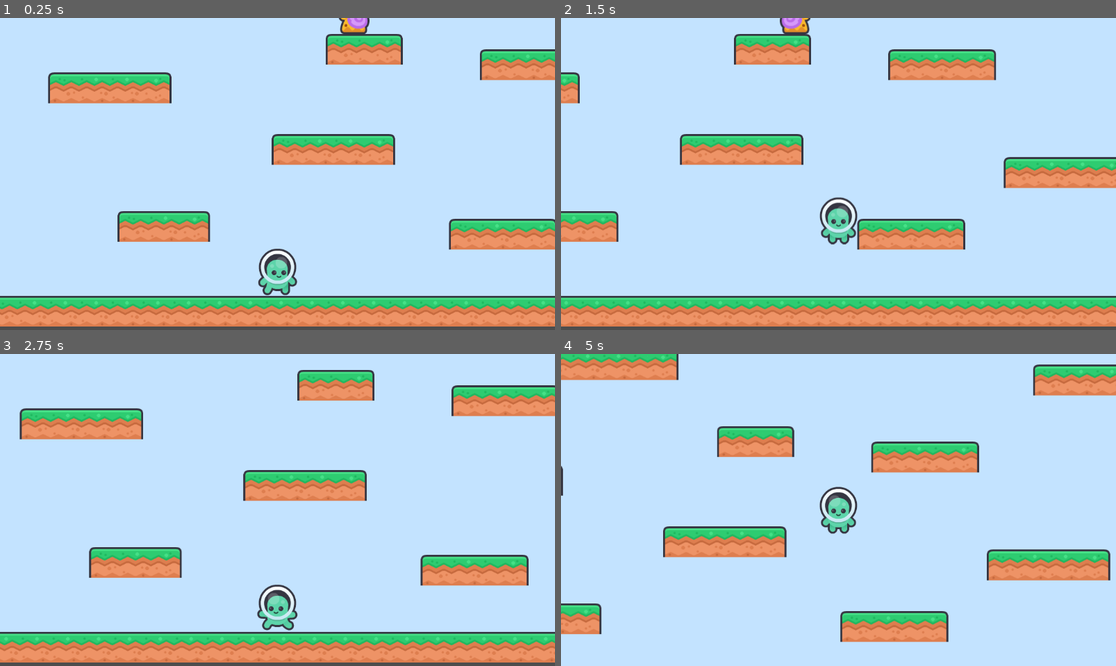
Above: before the commit, frames 1-4 (two rows, left to right).
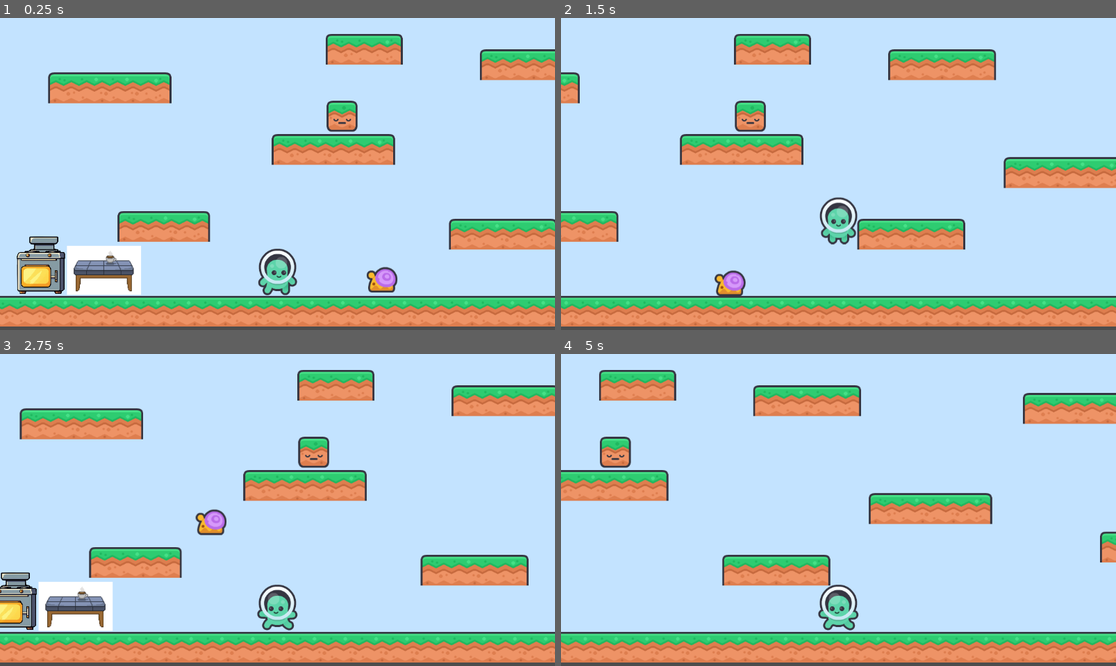
Above: after the commit, the same moments.

Repository: Lea-poh/WhiskTaker
Game: Godot game, scene res://Main.tscn
The game is run twice, just before and just after one commit, with the same random seed, the same clock (stepped at 60 frames per second) and the same inputs. Sound files missing from this copy of the repository are replaced by a short silence.
Inputs:
- Up to frame 1 (0.25 s): no input
- Up to frame 2 (1.5 s): tap Enter (ui_accept) at 0.5, 0.77 s; hold Right (ui_right) from 0.53 s (still down)
- Up to frame 3 (2.75 s): tap Enter (ui_accept) at 1.52 s; release Right (ui_right) at 2.03 s; hold Left (ui_left) from 2.03 s (still down)
- Up to frame 4 (5 s): release Left (ui_left) at 2.78 s; hold Right (ui_right) 2.78-4.28 s; tap Enter (ui_accept) at 3.02, 3.77, 4.52 s; hold Left (ui_left) from 4.28 s (still down)

The runs differ from the first frame. In frame 1, 4.6% of the frame differs, in the area x 3-72%, y 0-89%; in frame 2, 1.2%; in frame 3, 4.1%; in frame 4, 37%, in the area x 0-100%, y 0-100%.

Commit message:
First version of game

Diff:
--- a/Chef.gd
+++ b/Chef.gd
@@ -3,6 +3,12 @@
 const SPEED = 400
 const GRAVITY = 700
 const JUMP_FORCE = -500
+
+@onready var cupboard = get_node("/root/Main/IngredientsCupboard")  # Adjust path as needed
+
+func _ready():
+	# Nothing required here for now unless you want debug output
+	pass
 
 func _physics_process(delta):
 	velocity.y += GRAVITY * delta
@@ -27,3 +33,7 @@
 		$AnimatedSprite2D.play("idle")
 
 	move_and_slide()
+
+func collect_egg(egg):
+	cupboard.add_egg()
+	egg.queue_free()
--- a/Chef.tscn
+++ b/Chef.tscn
@@ -40,7 +40,11 @@
 "speed": 5.0
 }]
 
-[node name="Chef" type="CharacterBody2D"]
+[sub_resource type="CapsuleShape2D" id="CapsuleShape2D_bwlja"]
+radius = 58.0
+height = 136.0
+
+[node name="Chef" type="CharacterBody2D" groups=["player"]]
 script = ExtResource("1_7cs7a")
 
 [node name="CollisionShape2D" type="CollisionShape2D" parent="."]
@@ -58,3 +62,9 @@
 limit_top = -2000
 limit_right = 1000
 limit_bottom = 0
+
+[node name="Area2D" type="Area2D" parent="." groups=["player"]]
+
+[node name="CollisionShape2D" type="CollisionShape2D" parent="Area2D"]
+position = Vector2(-1, -113)
+shape = SubResource("CapsuleShape2D_bwlja")
--- /dev/null
+++ b/Dish.gd
@@ -0,0 +1,25 @@
+extends Node2D
+
+var is_carried = false
+var carrier = null
+
+func _ready():
+	mode = RigidBody2D.MODE_RIGID
+
+func pick_up(by_node):
+	carrier = by_node
+	mode = RigidBody2D.MODE_KINEMATIC
+	set_deferred("collision_layer", 0)
+	set_deferred("collision_mask", 0)
+	get_parent().remove_child(self)
+	carrier.add_child(self)
+	global_position = Vector2.ZERO  # Adjust as needed, e.g., offset for holding
+
+func drop(drop_position):
+	mode = RigidBody2D.MODE_RIGID
+	set_deferred("collision_layer", 1)
+	set_deferred("collision_mask", 1)
+	carrier.remove_child(self)
+	get_parent().add_child(self)
+	global_position = drop_position
+	carrier = null
--- /dev/null
+++ b/Dish.tscn
@@ -0,0 +1,17 @@
+[gd_scene load_steps=3 format=3 uid="uid://c40qewfh6lfk8"]
+
+[ext_resource type="Texture2D" uid="uid://dj0v22ore77eh" path="res://assets/misc/fish_yellow_rest.png" id="1_e4kte"]
+
+[sub_resource type="RectangleShape2D" id="RectangleShape2D_qilji"]
+size = Vector2(65, 54)
+
+[node name="Node2D" type="Node2D"]
+
+[node name="Sprite2D" type="Sprite2D" parent="."]
+texture = ExtResource("1_e4kte")
+
+[node name="RigidBody2D" type="RigidBody2D" parent="."]
+
+[node name="CollisionShape2D" type="CollisionShape2D" parent="RigidBody2D"]
+position = Vector2(0.5, 0)
+shape = SubResource("RectangleShape2D_qilji")
--- /dev/null
+++ b/Egg.gd
@@ -0,0 +1,21 @@
+extends RigidBody2D
+
+
+# Called when the node enters the scene tree for the first time.
+func _ready():
+	pass # Replace with function body.
+
+# Called every frame. 'delta' is the elapsed time since the previous frame.
+func _process(delta):
+	pass
+
+
+func _on_area_2d_area_entered(area):
+	# print("Touched by:", area.name, "Groups:", area.get_groups())
+	if area.is_in_group("player"):
+		# print("✅ It's the player!")
+		var cupboard = get_node("/root/Main/IngredientsCupboard")
+		cupboard.add_egg()
+		$EggPickupSound.play()
+		await $EggPickupSound.finished
+		queue_free()
--- a/Egg.tscn
+++ b/Egg.tscn
@@ -1,17 +1,50 @@
-[gd_scene load_steps=3 format=3 uid="uid://c6c6cjxa6dx68"]
+[gd_scene load_steps=8 format=3 uid="uid://c6c6cjxa6dx68"]
 
-[ext_resource type="Texture2D" uid="uid://cs8h53pg4q7gs" path="res://assets/misc/slime_normal_rest.png" id="1_7mubj"]
+[ext_resource type="Script" path="res://Egg.gd" id="1_j4x7q"]
+[ext_resource type="Texture2D" uid="uid://c7p7fue1sofqj" path="res://assets/misc/egg.png" id="2_h2bvm"]
+[ext_resource type="Texture2D" uid="uid://bmo7ycs5nxhdc" path="res://assets/misc/egg_down.png" id="3_krxb7"]
+[ext_resource type="AudioStream" uid="uid://r6sw2ep8cydq" path="res://assets/sounds/sfx_coin.ogg" id="4_y6p7n"]
 
-[sub_resource type="CircleShape2D" id="CircleShape2D_hoeot"]
-radius = 26.0
+[sub_resource type="CapsuleShape2D" id="CapsuleShape2D_pquun"]
+radius = 18.0
+height = 48.0
 
-[node name="Node2D" type="Node2D"]
+[sub_resource type="CircleShape2D" id="CircleShape2D_jrrej"]
+radius = 20.0
 
-[node name="RigidBody2D" type="RigidBody2D" parent="."]
+[sub_resource type="SpriteFrames" id="SpriteFrames_hkgv2"]
+animations = [{
+"frames": [{
+"duration": 1.0,
+"texture": ExtResource("2_h2bvm")
+}, {
+"duration": 1.0,
+"texture": ExtResource("3_krxb7")
+}],
+"loop": true,
+"name": &"default",
+"speed": 5.0
+}]
 
-[node name="Sprite2D" type="Sprite2D" parent="RigidBody2D"]
-texture = ExtResource("1_7mubj")
+[node name="RigidBody2D" type="RigidBody2D"]
+script = ExtResource("1_j4x7q")
 
-[node name="CollisionShape2D" type="CollisionShape2D" parent="RigidBody2D"]
-position = Vector2(0, 12)
-shape = SubResource("CircleShape2D_hoeot")
+[node name="CollisionShape2D" type="CollisionShape2D" parent="."]
+position = Vector2(3, 0)
+shape = SubResource("CapsuleShape2D_pquun")
+
+[node name="Area2D" type="Area2D" parent="."]
+
+[node name="CollisionShape2D" type="CollisionShape2D" parent="Area2D"]
+position = Vector2(4, 2)
+shape = SubResource("CircleShape2D_jrrej")
+
+[node name="AnimatedSprite2D" type="AnimatedSprite2D" parent="."]
+position = Vector2(3, -2.38419e-07)
+scale = Vector2(0.045, 0.045)
+sprite_frames = SubResource("SpriteFrames_hkgv2")
+
+[node name="EggPickupSound" type="AudioStreamPlayer" parent="."]
+stream = ExtResource("4_y6p7n")
+
+[connection signal="area_entered" from="Area2D" to="." method="_on_area_2d_area_entered"]
--- /dev/null
+++ b/IngredientsCupboard.gd
@@ -0,0 +1,26 @@
+extends Area2D
+
+var egg_count: int = 0
+@onready var egg_icon = $Eggs_in_Cb  # Adjust path to your egg icon node
+
+func _ready():
+	pass # Replace with function body.
+
+func add_egg():
+	egg_count += 1
+	print("🥚 Egg stored! Total:", egg_count)
+	update_label()
+	_update_egg_icon()
+
+func remove_egg():
+	egg_count = max(egg_count - 1, 0)
+	print("🥚 Egg removed! Total:", egg_count)
+	update_label()
+	_update_egg_icon()
+
+func update_label():
+	if has_node("Label"):
+		$Label.text = "🥚: " + str(egg_count)
+
+func _update_egg_icon():
+	egg_icon.visible = egg_count > 0
--- /dev/null
+++ b/IngredientsCupboard.tscn
@@ -0,0 +1,30 @@
+[gd_scene load_steps=5 format=3 uid="uid://b4wl26pgpws3i"]
+
+[ext_resource type="Script" path="res://IngredientsCupboard.gd" id="1_ompvs"]
+[ext_resource type="Texture2D" uid="uid://cobxkqq0cvwfc" path="res://assets/misc/block_rest.png" id="2_fqoxu"]
+[ext_resource type="Texture2D" uid="uid://c7p7fue1sofqj" path="res://assets/misc/egg.png" id="3_pcmw0"]
+
+[sub_resource type="RectangleShape2D" id="RectangleShape2D_324bl"]
+size = Vector2(64, 64)
+
+[node name="IngredientsCupboard" type="Area2D"]
+script = ExtResource("1_ompvs")
+
+[node name="Label" type="Label" parent="."]
+offset_left = 35.0
+offset_top = -31.0
+offset_right = 55.0
+offset_bottom = -8.0
+
+[node name="CollisionShape2D" type="CollisionShape2D" parent="."]
+position = Vector2(1, 0)
+shape = SubResource("RectangleShape2D_324bl")
+
+[node name="Sprite2D" type="Sprite2D" parent="."]
+texture = ExtResource("2_fqoxu")
+
+[node name="Eggs_in_Cb" type="Sprite2D" parent="."]
+visible = false
+position = Vector2(-15, -16)
+scale = Vector2(0.02, 0.02)
+texture = ExtResource("3_pcmw0")
--- a/Main.tscn
+++ b/Main.tscn
@@ -1,11 +1,14 @@
-[gd_scene load_steps=13 format=3 uid="uid://dxjccva3bs88c"]
-
-[ext_resource type="Texture2D" uid="uid://dl6e8aymv0ehp" path="res://assets/tiles/terrain_grass_block_top.png" id="2_gnlw3"]
-[ext_resource type="Texture2D" uid="uid://bqx3t62gss6go" path="res://assets/tiles/terrain_grass_block_top_left.png" id="3_tuq04"]
+[gd_scene load_steps=16 format=3 uid="uid://dxjccva3bs88c"]
+
+[ext_resource type="Texture2D" uid="uid://cf5661jtoejbh" path="res://assets/tiles/terrain_grass_block_top.png" id="2_gnlw3"]
+[ext_resource type="Texture2D" uid="uid://cvbslisxfiygg" path="res://assets/tiles/terrain_grass_block_top_left.png" id="3_tuq04"]
 [ext_resource type="PackedScene" uid="uid://ccf6mk03qdle1" path="res://Chef.tscn" id="4_3aeji"]
-[ext_resource type="Texture2D" uid="uid://hgkoashbosyl" path="res://assets/tiles/terrain_grass_block_top_right.png" id="4_xdx3v"]
+[ext_resource type="Texture2D" uid="uid://df826hybtdvsd" path="res://assets/tiles/terrain_grass_block_top_right.png" id="4_xdx3v"]
 [ext_resource type="Texture2D" uid="uid://jjpabnbb3scs" path="res://assets/backgrounds/background_solid_sky.png" id="5_woqo5"]
 [ext_resource type="PackedScene" uid="uid://oojfi7kigo2" path="res://Chicken.tscn" id="6_g6bnm"]
+[ext_resource type="PackedScene" uid="uid://b4wl26pgpws3i" path="res://IngredientsCupboard.tscn" id="7_gkvfh"]
+[ext_resource type="PackedScene" uid="uid://cg4wsb5ig24se" path="res://Stove.tscn" id="8_4xg18"]
+[ext_resource type="PackedScene" uid="uid://cq85y8q512lt7" path="res://Table.tscn" id="9_0usx5"]
 
 [sub_resource type="TileSetAtlasSource" id="TileSetAtlasSource_fa6e6"]
 texture = ExtResource("2_gnlw3")
@@ -256,4 +259,13 @@
 shape = SubResource("RectangleShape2D_3ga75")
 
 [node name="Chicken" parent="." instance=ExtResource("6_g6bnm")]
-position = Vector2(-213, -622)
+position = Vector2(-155, -92)
+
+[node name="IngredientsCupboard" parent="." instance=ExtResource("7_gkvfh")]
+position = Vector2(-262, -444)
+
+[node name="Stove" parent="." instance=ExtResource("8_4xg18")]
+position = Vector2(-887, -135)
+
+[node name="Table" parent="." instance=ExtResource("9_0usx5")]
+position = Vector2(-756, -124)
--- /dev/null
+++ b/Stove.gd
@@ -0,0 +1,32 @@
+extends Node2D
+
+@export var cook_time := 8.5 # Seconds it takes to cook an egg
+@onready var cook_sound = $CookSound
+
+var cooking := false
+var cook_timer := 0.0
+
+func _on_area_entered(area):
+	if area.is_in_group("player") and not cooking:
+		var cupboard = get_node("/root/Main/IngredientsCupboard")
+		if cupboard.egg_count > 0:
+			cupboard.remove_egg()
+			start_cooking()
+
+func start_cooking():
+	cooking = true
+	cook_timer = 0.0
+	$EggTimer.visible = true
+	$EggTimer.value = 0
+	cook_sound.play()
+	print("Started cooking egg...")
+
+func _process(delta):
+	if cooking:
+		cook_timer += delta
+		var progress = clamp(cook_timer / cook_time, 0, 1)
+		$EggTimer.value = progress * 100
+		if cook_timer >= cook_time:
+			cooking = false
+			$EggTimer.visible = false
+			print("Egg cooked!")
--- /dev/null
+++ b/Stove.tscn
@@ -0,0 +1,45 @@
+[gd_scene load_steps=7 format=3 uid="uid://cg4wsb5ig24se"]
+
+[ext_resource type="Script" path="res://Stove.gd" id="1_42f1o"]
+[ext_resource type="Texture2D" uid="uid://65v4q1d514xw" path="res://assets/misc/stove.png" id="2_a480f"]
+[ext_resource type="Texture2D" uid="uid://b6deute163js7" path="res://assets/misc/eggtimer_64x64.png" id="3_33epc"]
+[ext_resource type="AudioStream" uid="uid://cg63itmi6hbqh" path="res://assets/sounds/timer_9sec.mp3" id="4_6k0kk"]
+
+[sub_resource type="RectangleShape2D" id="RectangleShape2D_rck0p"]
+size = Vector2(106, 122)
+
+[sub_resource type="RectangleShape2D" id="RectangleShape2D_4cod8"]
+size = Vector2(99, 117)
+
+[node name="Node2D" type="Node2D"]
+script = ExtResource("1_42f1o")
+
+[node name="Area2D" type="Area2D" parent="."]
+
+[node name="CollisionShape2D" type="CollisionShape2D" parent="Area2D"]
+position = Vector2(2, 1)
+shape = SubResource("RectangleShape2D_rck0p")
+
+[node name="StaticBody2D" type="StaticBody2D" parent="."]
+
+[node name="CollisionShape2D" type="CollisionShape2D" parent="StaticBody2D"]
+position = Vector2(1.5, 1.5)
+shape = SubResource("RectangleShape2D_4cod8")
+
+[node name="Sprite2D" type="Sprite2D" parent="."]
+scale = Vector2(0.1, 0.1)
+texture = ExtResource("2_a480f")
+
+[node name="EggTimer" type="TextureProgressBar" parent="."]
+visible = false
+offset_left = -26.0
+offset_top = -126.0
+offset_right = 38.0
+offset_bottom = -62.0
+fill_mode = 4
+texture_progress = ExtResource("3_33epc")
+
+[node name="CookSound" type="AudioStreamPlayer" parent="."]
+stream = ExtResource("4_6k0kk")
+
+[connection signal="area_entered" from="Area2D" to="." method="_on_area_entered"]
--- /dev/null
+++ b/Table.gd
@@ -0,0 +1,6 @@
+extends Node2D
+
+
+# Called when the node enters the scene tree for the first time.
+func _ready():
+	pass # Replace with function body.
--- /dev/null
+++ b/Table.tscn
@@ -0,0 +1,20 @@
+[gd_scene load_steps=4 format=3 uid="uid://cq85y8q512lt7"]
+
+[ext_resource type="Script" path="res://Table.gd" id="1_bhis8"]
+[ext_resource type="Texture2D" uid="uid://dvejm8grkomgj" path="res://assets/misc/table.png" id="1_c7f1e"]
+
+[sub_resource type="RectangleShape2D" id="RectangleShape2D_xeqxq"]
+size = Vector2(136, 73)
+
+[node name="Table" type="Node2D"]
+script = ExtResource("1_bhis8")
+
+[node name="Sprite2D" type="Sprite2D" parent="."]
+scale = Vector2(0.56, 0.56)
+texture = ExtResource("1_c7f1e")
+
+[node name="Area2D" type="Area2D" parent="."]
+
+[node name="CollisionShape2D" type="CollisionShape2D" parent="Area2D"]
+position = Vector2(-1, 11.5)
+shape = SubResource("RectangleShape2D_xeqxq")
Not shown: 1 places in Chef.tscn that only renumber resources
Binary file added: assets/misc/block_rest.png
Not shown, added: assets/misc/block_rest.png.import
Binary file added: assets/misc/egg.png
Not shown, added: assets/misc/egg.png.import
Binary file added: assets/misc/egg_down.png
Not shown, added: assets/misc/egg_down.png.import
Binary file added: assets/misc/eggtimer_64x64.png
Not shown, added: assets/misc/eggtimer_64x64.png.import
Binary file added: assets/misc/fish_yellow_rest.png
Not shown, added: assets/misc/fish_yellow_rest.png.import
Binary file added: assets/misc/stove.png
(and 36 more such lines)
